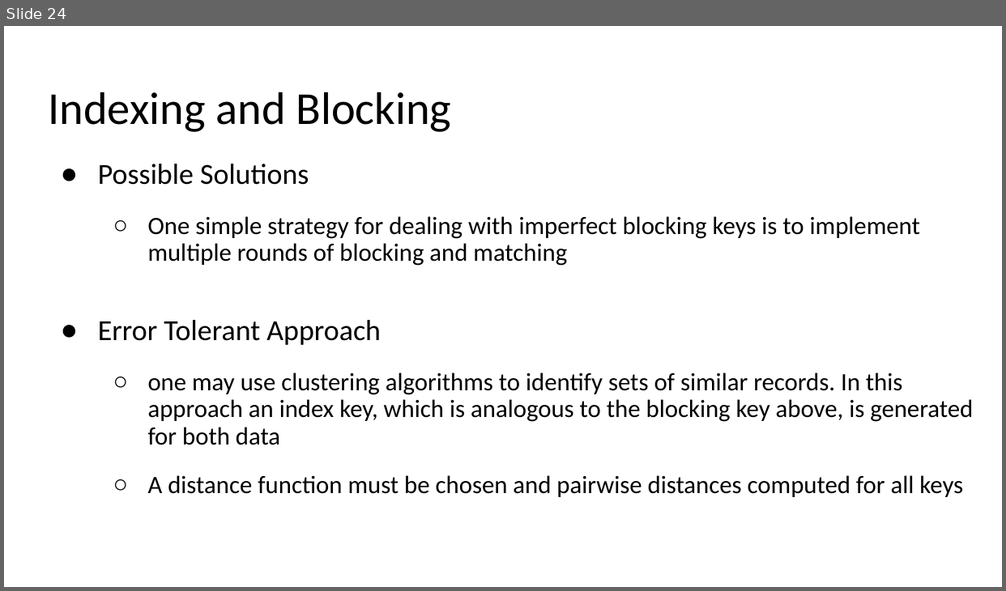
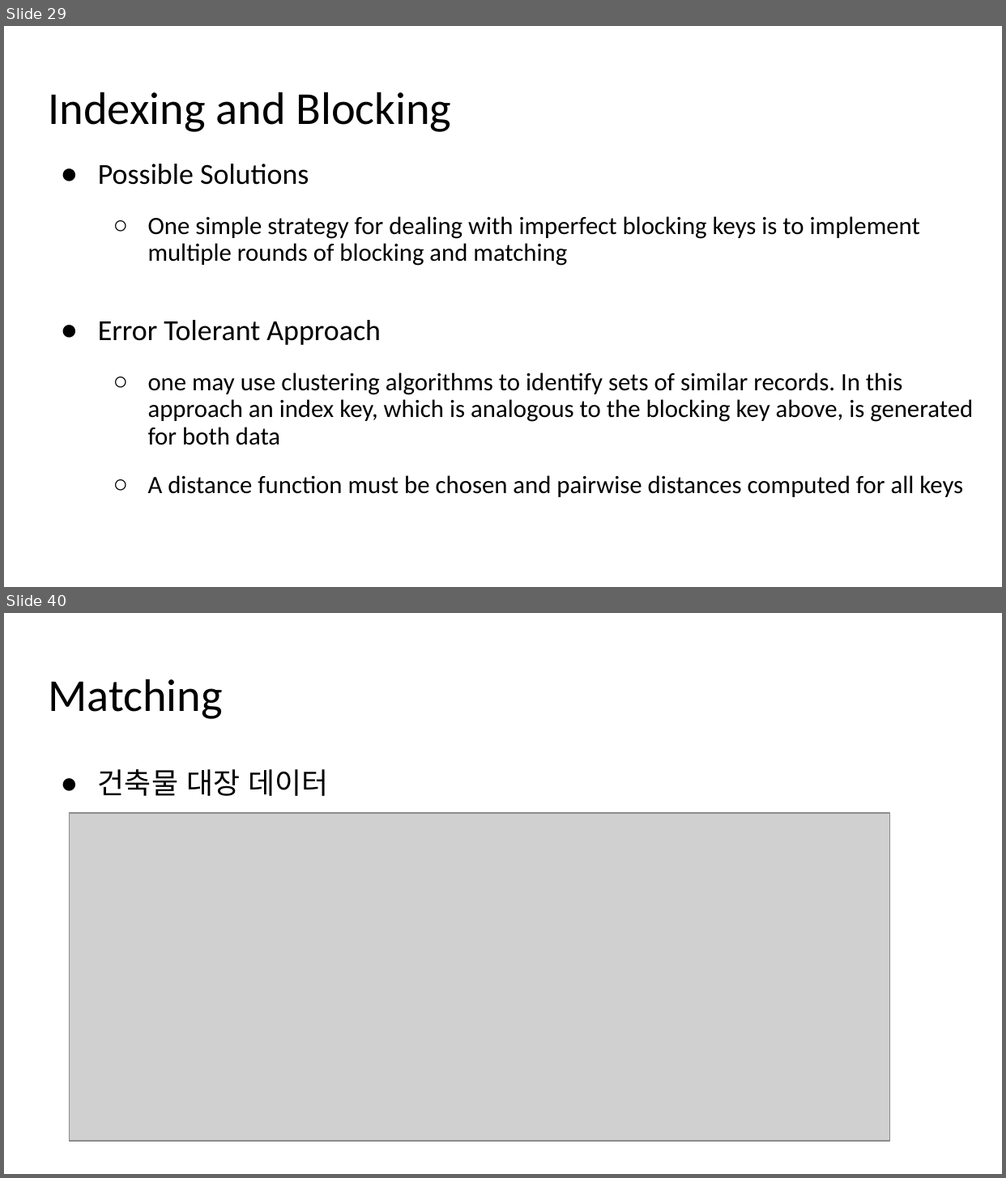
Before and after one commit to moonbg/21bigdataskku, a slide deck: Slides/Week6.pptx. Shown one above the other, each under a label of ours: slide 24 before the commit, slides 29 and 40 after it; the slides between them are not shown. The pictures are 1006x591 and 1006x1178 pixels, drawn with LibreOffice and Linux fonts; fonts in the diff are those of the drawing; grey boxes stand for pictures. Boxes give left, top, right and bottom in pixels: in the first picture for what was removed or moved away, otherwise in the second. Text is boxed around its words. In the diff, an @@ line names an element or a change of style, - is before the commit and + after.

```diff
--- a/Slides/Week6.pptx
+++ b/Slides/Week6.pptx
@@ slide 40 added at (x1=4, y1=613, x2=1002, y2=1174), background #FFFFFF @@
@@ title added at (x1=48, y1=679, x2=223, y2=719), 33 pt, text #000000 @@
+Matching
@@ text added at (x1=98, y1=769, x2=328, y2=796), 21 pt, text #000000 @@
+● 건축물 대장 데이터
@@ picture added at (x1=69, y1=814, x2=889, y2=1142) @@
@@ what was slide 24 is now slide 29 @@
```
Also in this commit, not shown: 3 slides changed, 19 other slides added, 9 other files.
